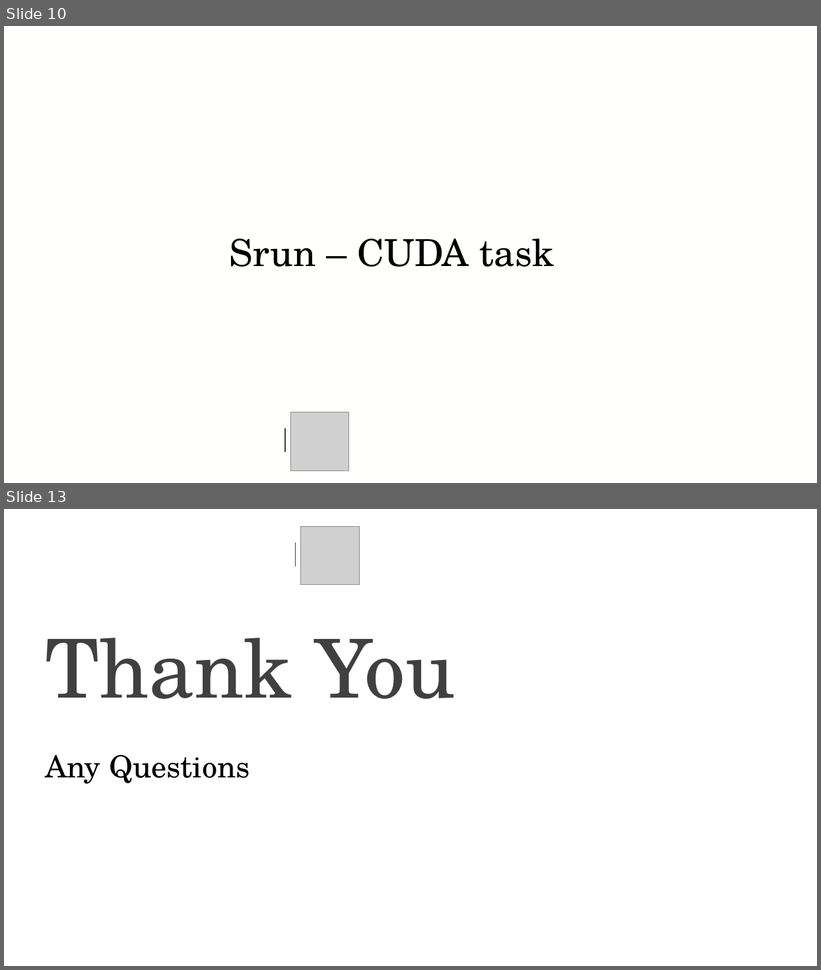
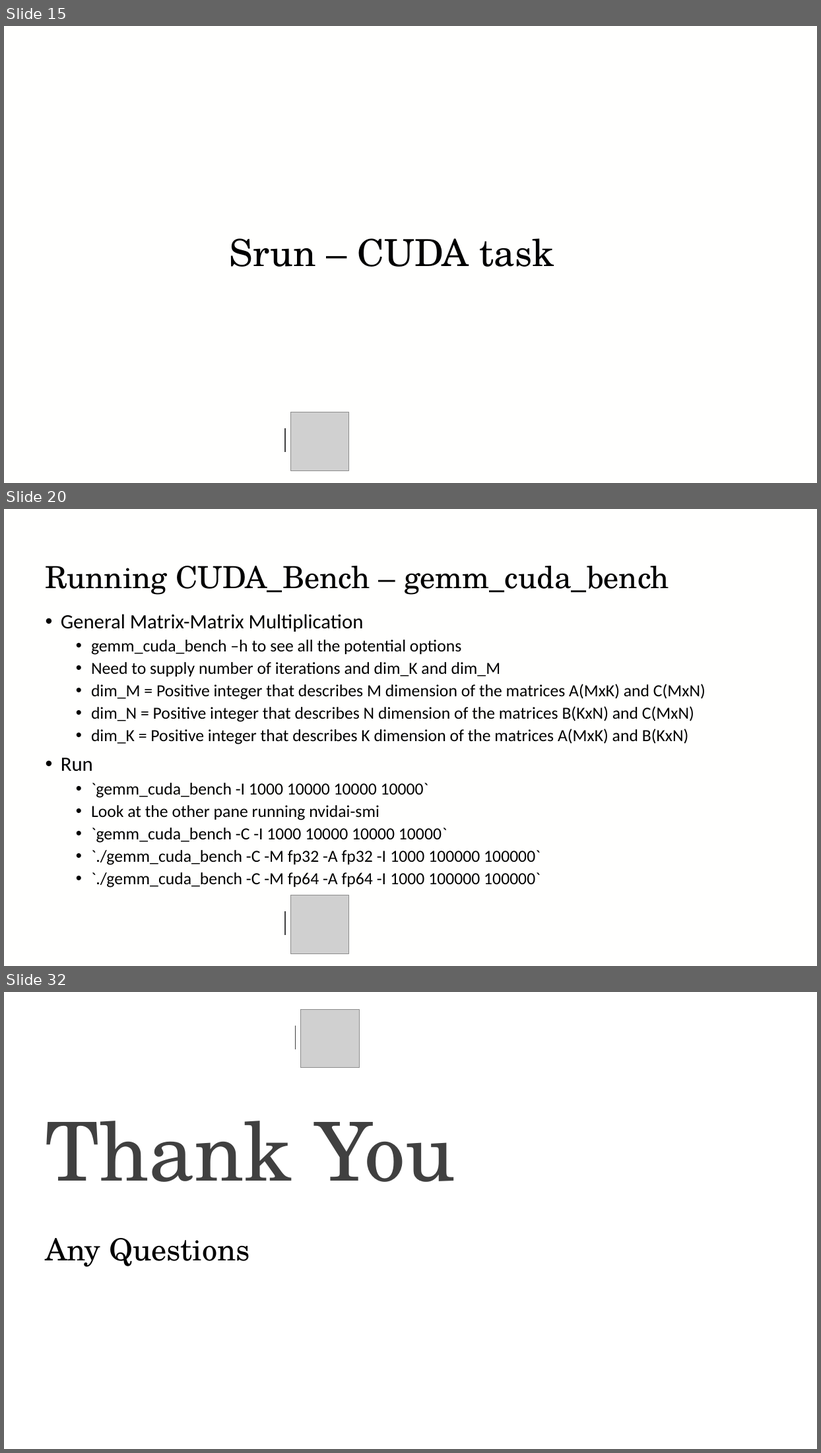
Before and after one commit to baskerville-hpc/2025-01-16-RFI-DLS-training, a slide deck: Interactive_jobs/Baskerville-Interactive-jobs.pptx. Shown one above the other, each under a label of ours: slides 10 and 13 before the commit, slides 15, 20 and 32 after it; the slides between them are not shown. The pictures are 821x970 and 821x1453 pixels, drawn with LibreOffice and Linux fonts; fonts in the diff are those of the drawing; grey boxes stand for pictures; background and template pictures are left out. Boxes give left, top, right and bottom in pixels: in the first picture for what was removed or moved away, otherwise in the second. Text is boxed around its words. In the diff, an @@ line names an element or a change of style, - is before the commit and + after.

```diff
--- a/Interactive_jobs/Baskerville-Interactive-jobs.pptx
+++ b/Interactive_jobs/Baskerville-Interactive-jobs.pptx
@@ slide 20 added at (x1=4, y1=509, x2=817, y2=966), background #FFFFFE @@
@@ title added at (x1=46, y1=566, x2=669, y2=595), 36 pt, text #000000 @@
+Running CUDA_Bench – gemm_cuda_bench
@@ text added at (x1=61, y1=614, x2=706, y2=888), 20 pt, text #000000 @@
+• General Matrix-Matrix Multiplication
+  • gemm_cuda_bench –h to see all the potential options
+  • Need to supply number of iterations and dim_K and dim_M
+  • dim_M = Positive integer that describes M dimension of the matrices A(MxK) and C(MxN)
+  • dim_N = Positive integer that describes N dimension of the matrices B(KxN) and C(MxN)
+  • dim_K = Positive integer that describes K dimension of the matrices A(MxK) and B(KxN)
+• Run
+  • `gemm_cuda_bench -I 1000 10000 10000 10000`
+  • Look at the other pane running nvidai-smi
+  • `gemm_cuda_bench -C -I 1000 10000 10000 10000`
+  • `./gemm_cuda_bench -C -M fp32 -A fp32 -I 1000 100000 100000`
+  • `./gemm_cuda_bench -C -M fp64 -A fp64 -I 1000 100000 100000`
@@ picture added at (x1=290, y1=896, x2=349, y2=955) @@
@@ line added from (285, 912) to (285, 935), #404040 1 pt @@
@@ what was slide 10 is now slide 15 @@
@@ what was slide 13 is now slide 32 @@
```
Also in this commit, not shown: 5 slides changed, 18 other slides added.
